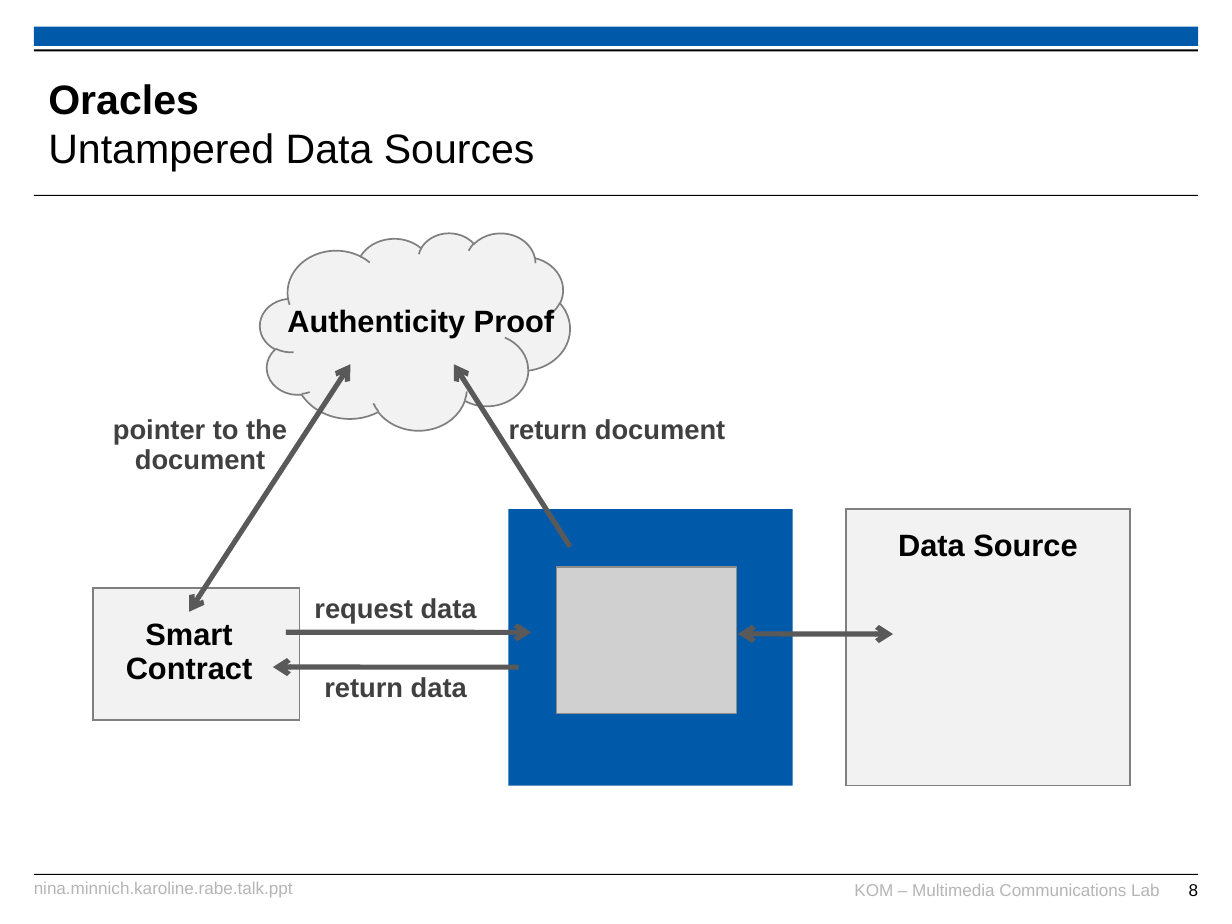
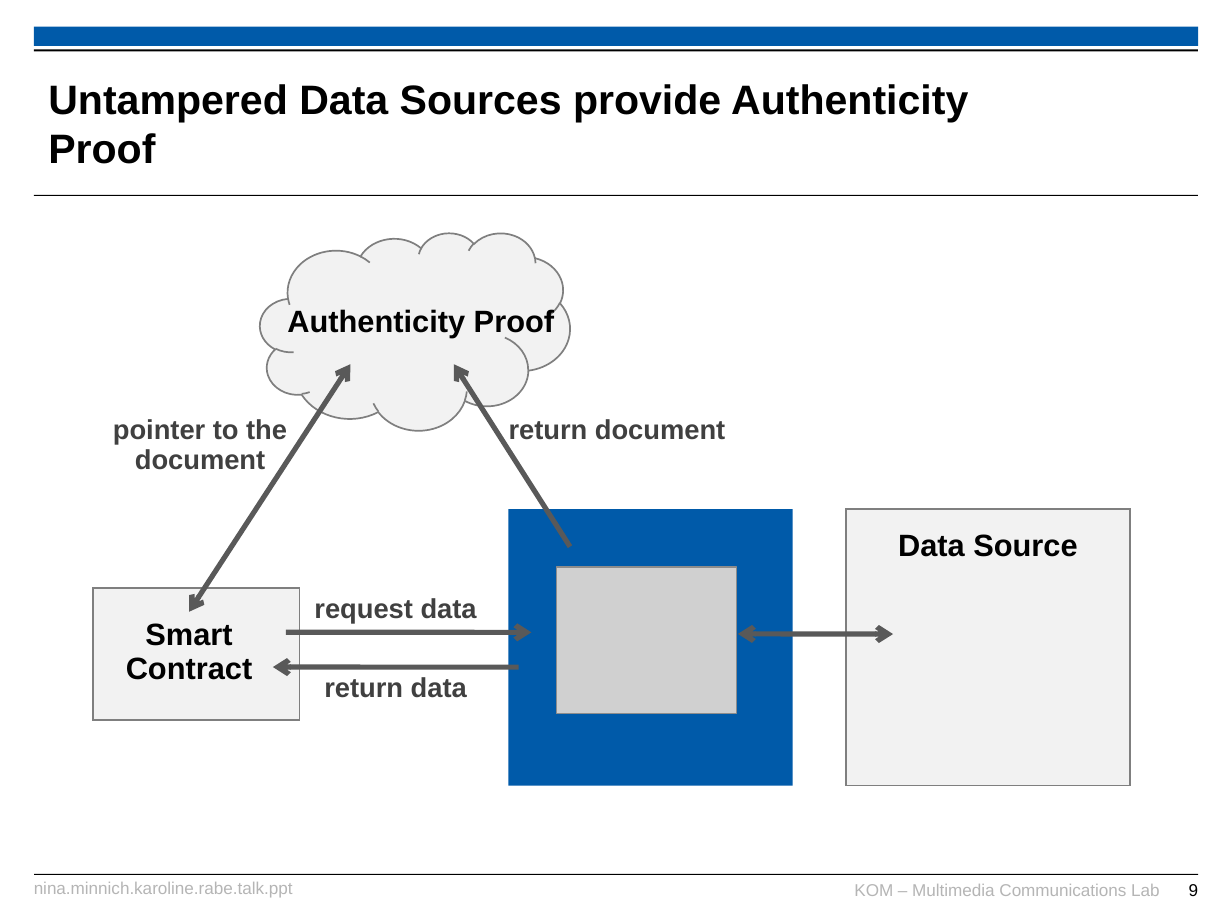
Before and after one commit to karopp/AFTIR, a slide deck: slide 9 of Nina.Minnich.Karoline.Rabe.talk.ppt (slide 8 before the commit). Drawn at 1232x924 pixels with LibreOffice and Linux fonts; fonts in the diff are those of the drawing; grey boxes stand for pictures; background and template pictures are left out. Boxes give left, top, right and bottom in pixels: in the first picture for what was removed or moved away, otherwise in the second. Text is boxed around its words. In the diff, an @@ line names an element or a change of style, - is before the commit and + after.

```diff
--- a/Nina.Minnich.Karoline.Rabe.talk.ppt
+++ b/Nina.Minnich.Karoline.Rabe.talk.ppt
@@ title at (x1=48, y1=84, x2=968, y2=164): text changed; bold on @@
-Oracles
-Untampered Data Sources
+Untampered Data Sources provide Authenticity Proof
@@ page number at (x1=1189, y1=884, x2=1199, y2=896): text changed @@
-8
+9
```
Also in this commit, not shown: 3 other slides changed, 2 slides added.
